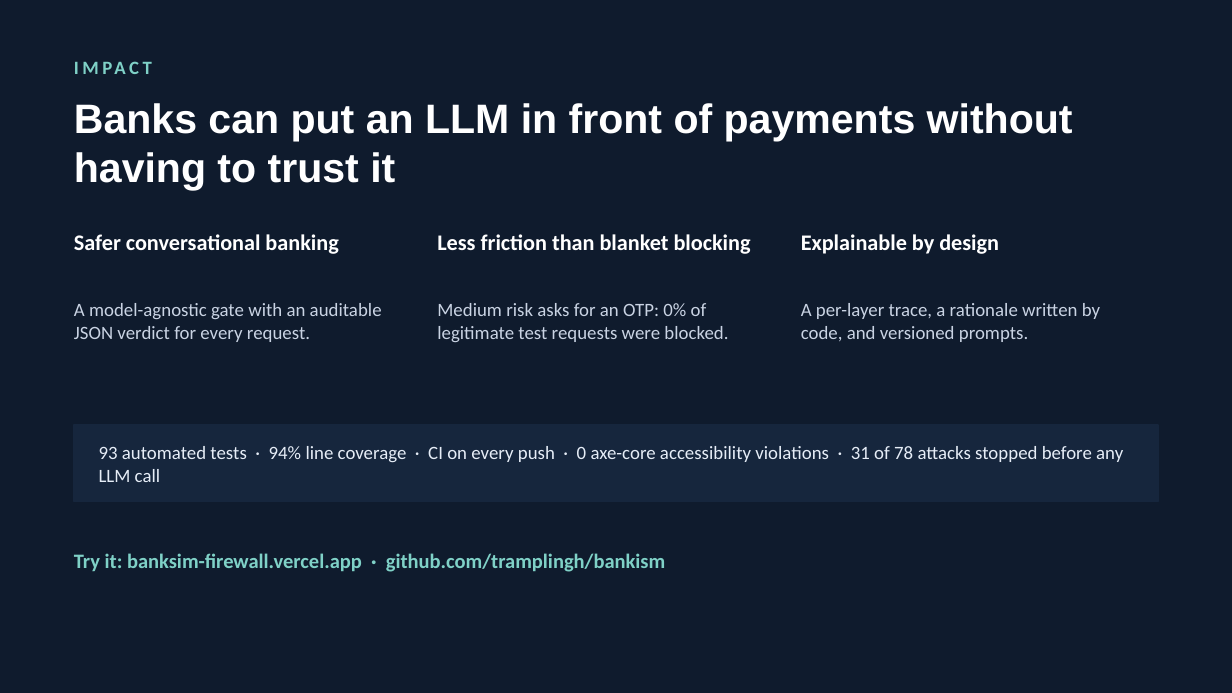
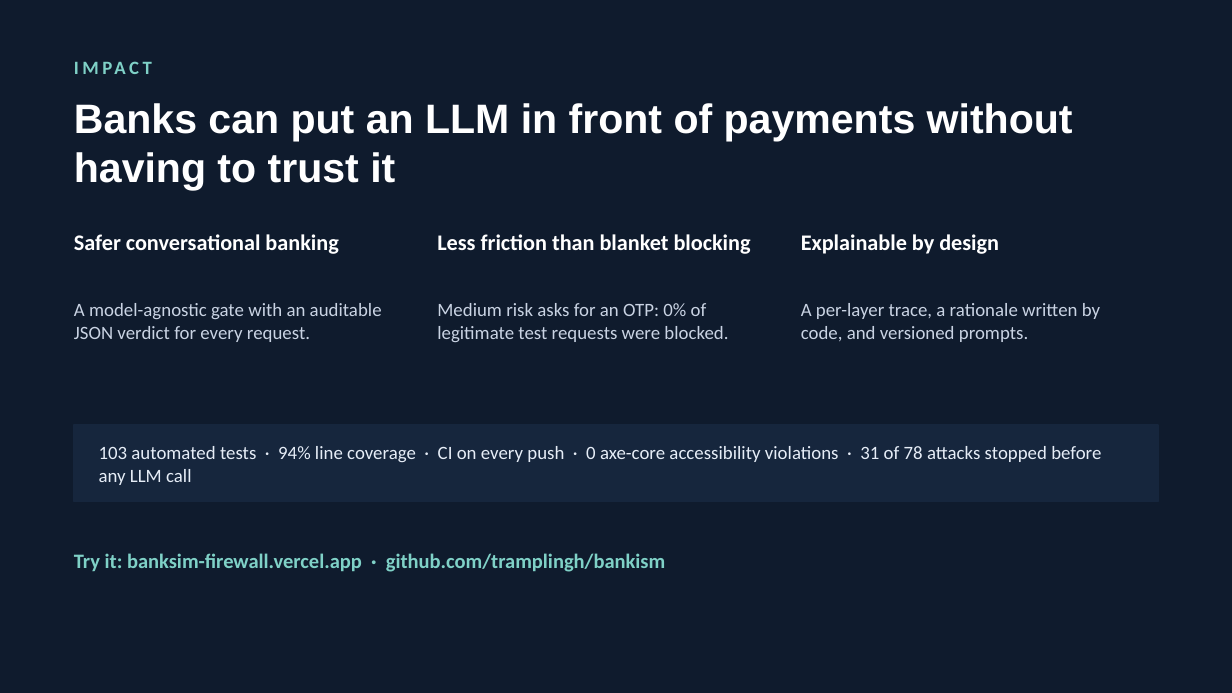
Before and after one commit to tramplingh/Bankism, a slide deck: slide 8 of docs/deck/Bankism.pptx. Drawn at 1232x693 pixels with LibreOffice and Linux fonts; fonts in the diff are those of the drawing. Boxes give left, top, right and bottom in pixels: in the first picture for what was removed or moved away, otherwise in the second. Text is boxed around its words. In the diff, an @@ line names an element or a change of style, - is before the commit and + after.

```diff
--- a/docs/deck/Bankism.pptx
+++ b/docs/deck/Bankism.pptx
@@ text at (99,446,1101,485): text changed @@
-93 automated tests · 94% line coverage · CI on every push · 0 axe-core accessibility violations · 31 of 78 attacks stopped before any LLM call
+103 automated tests · 94% line coverage · CI on every push · 0 axe-core accessibility violations · 31 of 78 attacks stopped before any LLM call
```
Also in this commit, not shown: 15 other files.
